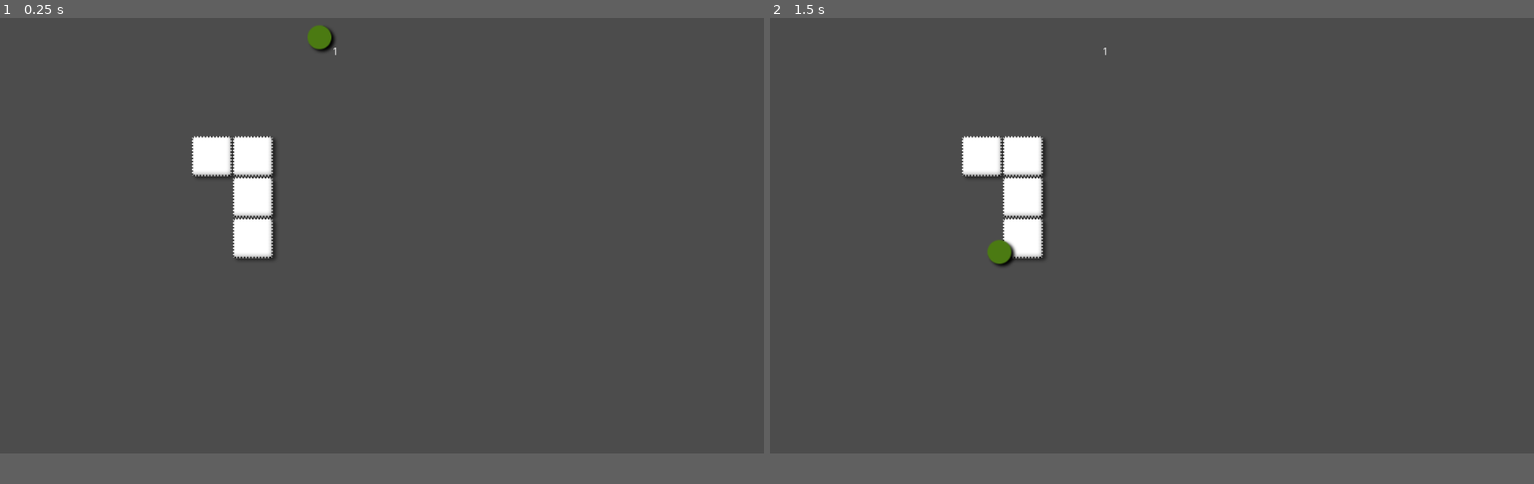
Above: before the commit, frames 1-2 (left to right).
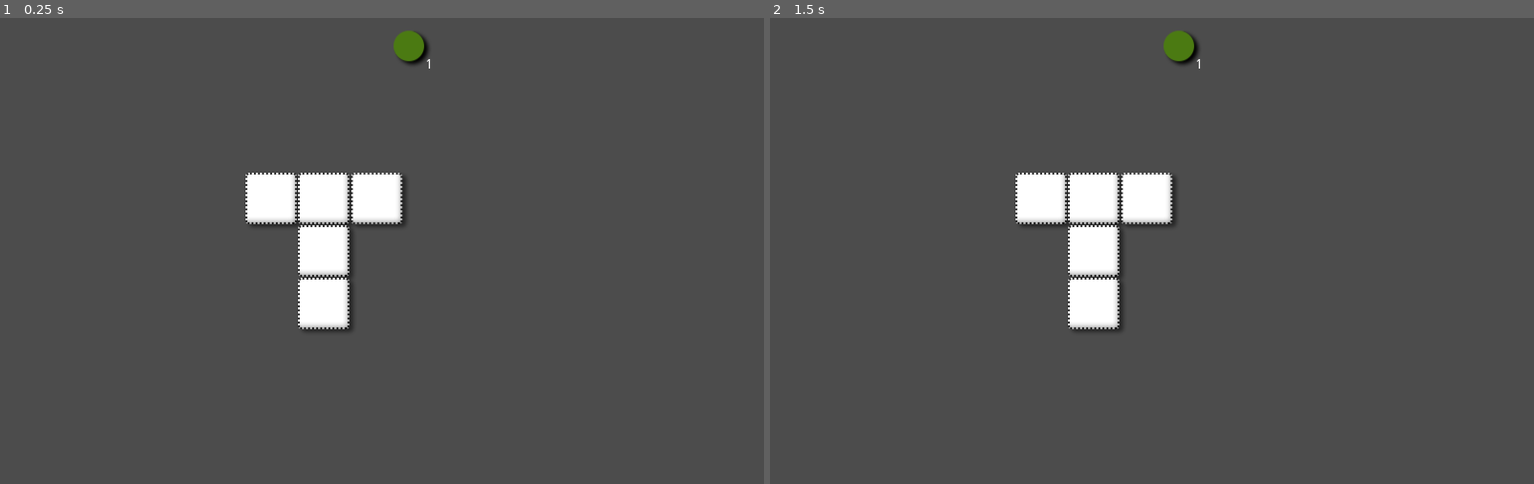
Above: after the commit, the same moments.

Repository: PaoloBE/godotTst
Game: Godot game, scene res://Tileset.tscn
Two runs of this game, one before a commit and one after it. Both use one fixed random seed, a clock stepped at 60 frames per second and the inputs below. This scene is started directly instead of the project's main scene.
Inputs (mouse positions are in pixels of both pictures, inside the frame that each line leads up to):
- Up to frame 1 (0.25 s): no input
- Up to frame 2 (1.5 s): tap Enter at 0.5 s; move the mouse to (1090, 36) at 0.52 s; press the mouse at (1090, 36) at 0.53 s; tap Space at 1.25 s; move the mouse to (999, 251) at 1.27 s; release the mouse at (999, 251) at 1.28 s; click (999, 251) at 1.35 s
In our replay, the window is 800x468 before the commit and 800x500 after it. These sizes can differ from the game's own. Grey fills any space a smaller window leaves; there, only what the larger window draws over its background counts as a difference.

The runs differ from the first frame. In frame 1, 5.5% of the frame differs, in the area x 25-57%, y 1-68%; in frame 2, 5.5%.

Commit message:
waaa

Diff:
--- /dev/null
+++ b/02.gd
@@ -0,0 +1,18 @@
+extends AnimatedSprite
+# Declare member variables here. Examples:
+# var a = 2
+# var b = "text"
+
+# Called when the node enters the scene tree for the first time.
+func _ready():
+	pass # Replace with function body.
+
+# Called every frame. 'delta' is the elapsed time since the previous frame.
+#func _process(delta):
+#	pass
+
+
+func _on_02Area2D_mouse_entered():
+	var verde = get_parent().get_node("verdeM")
+	verde.emit_signal("llegar",self.name)
+	return self.name # Replace with function body.
--- a/Tileset.tscn
+++ b/Tileset.tscn
@@ -10,11 +10,11 @@
 [ext_resource path="res://Sprites/tile007.png" type="Texture" id=8]
 [ext_resource path="res://Sprites/tile006.png" type="Texture" id=9]
 [ext_resource path="res://Sprites/tile005.png" type="Texture" id=10]
-[ext_resource path="res://Sprites/tile001.png" type="Texture" id=11]
-[ext_resource path="res://verdeM.gd" type="Script" id=12]
+[ext_resource path="res://02.gd" type="Script" id=11]
+[ext_resource path="res://Sprites/tile001.png" type="Texture" id=12]
+[ext_resource path="res://verdeM.gd" type="Script" id=13]
 
 [sub_resource type="SpriteFrames" id=1]
-
 animations = [ {
 "frames": [ ExtResource( 1 ) ],
 "loop": true,
@@ -38,180 +38,112 @@
 } ]
 
 [sub_resource type="RectangleShape2D" id=2]
+extents = Vector2( 6.96698, 7.35995 )
 
-custom_solver_bias = 0.0
-extents = Vector2( 9.88673, 10 )
+[sub_resource type="RectangleShape2D" id=4]
+extents = Vector2( 20.7616, 20.7385 )
 
 [sub_resource type="CircleShape2D" id=3]
-
-custom_solver_bias = 0.0
 radius = 15.683
 
-[node name="Node" type="Node" index="0"]
+[node name="Node" type="Node"]
 
-[node name="00" type="AnimatedSprite" parent="." index="0"]
-
+[node name="00" type="AnimatedSprite" parent="."]
+editor/display_folded = true
 position = Vector2( 283.39, 201.407 )
 frames = SubResource( 1 )
-animation = "default"
 __meta__ = {
 "_edit_group_": true
 }
 
-[node name="StaticBody2D" type="StaticBody2D" parent="00" index="0"]
-
+[node name="StaticBody2D" type="StaticBody2D" parent="00"]
+editor/display_folded = true
 position = Vector2( 0.576714, -0.0395947 )
 scale = Vector2( 0.972853, 0.992113 )
-input_pickable = false
-collision_layer = 1
-collision_mask = 1
-constant_linear_velocity = Vector2( 0, 0 )
-constant_angular_velocity = 0.0
-friction = 1.0
-bounce = 0.0
-_sections_unfolded = [ "Collision" ]
 
-[node name="CollisionShape2D" type="CollisionShape2D" parent="00/StaticBody2D" index="0"]
-
+[node name="CollisionShape2D" type="CollisionShape2D" parent="00/StaticBody2D"]
 position = Vector2( 0.466988, 0.0886515 )
 scale = Vector2( 2.82648, 2.71426 )
 shape = SubResource( 2 )
 
-[node name="01" type="AnimatedSprite" parent="." index="1"]
+[node name="01" type="AnimatedSprite" parent="."]
+position = Vector2( 510, 165.907 )
+frames = SubResource( 1 )
+offset = Vector2( -171.61, 35.5 )
 
-position = Vector2( 338.39, 201.407 )
+[node name="StaticBody2D" type="StaticBody2D" parent="01"]
+
+[node name="CollisionShape2D" type="CollisionShape2D" parent="01/StaticBody2D"]
+position = Vector2( -170.107, 35.4907 )
+scale = Vector2( 2.76573, 2.70749 )
+shape = SubResource( 2 )
+
+[node name="02" type="AnimatedSprite" parent="."]
+position = Vector2( 565.565, 165.907 )
 frames = SubResource( 1 )
-animation = "default"
+offset = Vector2( -171.61, 35.5 )
+script = ExtResource( 11 )
+
+[node name="02Area2D" type="Area2D" parent="02"]
+
+[node name="02CS2D" type="CollisionShape2D" parent="02/02Area2D"]
+position = Vector2( -170.798, 35.5545 )
+shape = SubResource( 4 )
+
+[node name="11" type="AnimatedSprite" parent="."]
+editor/display_folded = true
+position = Vector2( 338.39, 256.407 )
+frames = SubResource( 1 )
 __meta__ = {
 "_edit_group_": true
 }
 
-[node name="StaticBody2D" type="StaticBody2D" parent="01" index="0"]
+[node name="StaticBody2D" type="StaticBody2D" parent="11"]
+editor/display_folded = true
 
-input_pickable = false
-collision_layer = 1
-collision_mask = 1
-constant_linear_velocity = Vector2( 0, 0 )
-constant_angular_velocity = 0.0
-friction = 1.0
-bounce = 0.0
-_sections_unfolded = [ "Collision" ]
-
-[node name="CollisionShape2D" type="CollisionShape2D" parent="01/StaticBody2D" index="0"]
-
+[node name="CollisionShape2D" type="CollisionShape2D" parent="11/StaticBody2D"]
 position = Vector2( 1.24986, 0.000549614 )
 scale = Vector2( 2.76573, 2.70749 )
 shape = SubResource( 2 )
 
-[node name="11" type="AnimatedSprite" parent="." index="2"]
-
-editor/display_folded = true
-position = Vector2( 338.39, 256.407 )
+[node name="21" type="AnimatedSprite" parent="."]
+position = Vector2( 338.39, 311.407 )
 frames = SubResource( 1 )
-animation = "default"
 __meta__ = {
 "_edit_group_": true
 }
 
-[node name="StaticBody2D" type="StaticBody2D" parent="11" index="0"]
+[node name="StaticBody2D" type="StaticBody2D" parent="21"]
 
-input_pickable = false
-collision_layer = 1
-collision_mask = 1
-constant_linear_velocity = Vector2( 0, 0 )
-constant_angular_velocity = 0.0
-friction = 1.0
-bounce = 0.0
-_sections_unfolded = [ "Collision" ]
-
-[node name="CollisionShape2D" type="CollisionShape2D" parent="11/StaticBody2D" index="0"]
-
+[node name="CollisionShape2D" type="CollisionShape2D" parent="21/StaticBody2D"]
 position = Vector2( 1.24986, 0.000549614 )
 scale = Vector2( 2.76573, 2.70749 )
 shape = SubResource( 2 )
 
-[node name="21" type="AnimatedSprite" parent="." index="3"]
-
-editor/display_folded = true
-position = Vector2( 338.39, 311.407 )
-frames = SubResource( 1 )
-animation = "default"
+[node name="verdeM" type="Sprite" parent="."]
+position = Vector2( 427.673, 41.8455 )
+texture = ExtResource( 12 )
+script = ExtResource( 13 )
 __meta__ = {
 "_edit_group_": true
 }
 
-[node name="StaticBody2D" type="StaticBody2D" parent="21" index="0"]
+[node name="Area2D" type="Area2D" parent="verdeM"]
 
-input_pickable = false
-collision_layer = 1
-collision_mask = 1
-constant_linear_velocity = Vector2( 0, 0 )
-constant_angular_velocity = 0.0
-friction = 1.0
-bounce = 0.0
-_sections_unfolded = [ "Collision" ]
-
-[node name="CollisionShape2D" type="CollisionShape2D" parent="21/StaticBody2D" index="0"]
-
-position = Vector2( 1.24986, 0.000549614 )
-scale = Vector2( 2.76573, 2.70749 )
-shape = SubResource( 2 )
-
-[node name="verdeM" type="Sprite" parent="." index="4"]
-
-position = Vector2( 427.673, 41.8455 )
-texture = ExtResource( 11 )
-script = ExtResource( 12 )
-__meta__ = {
-"_edit_group_": true
-}
-
-[node name="Area2D" type="Area2D" parent="verdeM" index="0"]
-
-input_pickable = true
-gravity_vec = Vector2( 0, 1 )
-gravity = 98.0
-linear_damp = 0.1
-angular_damp = 1.0
-audio_bus_override = false
-audio_bus_name = "Master"
-
-[node name="CollisionShape2D" type="CollisionShape2D" parent="verdeM/Area2D" index="0"]
-
+[node name="CollisionShape2D" type="CollisionShape2D" parent="verdeM/Area2D"]
 position = Vector2( 0.642563, -0.532806 )
 scale = Vector2( 1.02512, 1.03145 )
 shape = SubResource( 3 )
 
-[node name="RichTextLabel" type="RichTextLabel" parent="." index="5"]
-
-anchor_left = 0.0
-anchor_top = 0.0
-anchor_right = 0.0
-anchor_bottom = 0.0
+[node name="RichTextLabel" type="RichTextLabel" parent="."]
 margin_left = 445.0
 margin_top = 54.0
 margin_right = 462.0
 margin_bottom = 73.0
-rect_pivot_offset = Vector2( 0, 0 )
-rect_clip_content = true
-mouse_filter = 0
-mouse_default_cursor_shape = 0
-size_flags_horizontal = 1
-size_flags_vertical = 1
-bbcode_enabled = false
-bbcode_text = ""
-visible_characters = -1
-percent_visible = 1.0
-meta_underlined = true
-tab_size = 4
 text = "1"
 scroll_active = false
-scroll_following = false
-selection_enabled = false
-override_selected_font_color = false
 
+[connection signal="mouse_entered" from="02/02Area2D" to="02" method="_on_02Area2D_mouse_entered"]
 [connection signal="input_event" from="verdeM/Area2D" to="verdeM" method="_on_Area2D_input_event"]
-
 [connection signal="mouse_entered" from="verdeM/Area2D" to="verdeM" method="_on_Area2D_mouse_entered"]
-
 [connection signal="mouse_exited" from="verdeM/Area2D" to="verdeM" method="_on_Area2D_mouse_exited"]
--- a/default_env.tres
+++ b/default_env.tres
@@ -1,100 +1,14 @@
 [gd_resource type="Environment" load_steps=2 format=2]
 
 [sub_resource type="ProceduralSky" id=1]
-
-radiance_size = 4
 sky_top_color = Color( 0.0470588, 0.454902, 0.976471, 1 )
 sky_horizon_color = Color( 0.556863, 0.823529, 0.909804, 1 )
 sky_curve = 0.25
-sky_energy = 1.0
 ground_bottom_color = Color( 0.101961, 0.145098, 0.188235, 1 )
 ground_horizon_color = Color( 0.482353, 0.788235, 0.952941, 1 )
 ground_curve = 0.01
-ground_energy = 1.0
-sun_color = Color( 1, 1, 1, 1 )
-sun_latitude = 35.0
-sun_longitude = 0.0
-sun_angle_min = 1.0
-sun_angle_max = 100.0
-sun_curve = 0.05
 sun_energy = 16.0
-texture_size = 2
 
 [resource]
-
 background_mode = 2
 background_sky = SubResource( 1 )
-background_sky_custom_fov = 0.0
-background_color = Color( 0, 0, 0, 1 )
-background_energy = 1.0
-background_canvas_max_layer = 0
-ambient_light_color = Color( 0, 0, 0, 1 )
-ambient_light_energy = 1.0
-ambient_light_sky_contribution = 1.0
-fog_enabled = false
-fog_color = Color( 0.5, 0.6, 0.7, 1 )
-fog_sun_color = Color( 1, 0.9, 0.7, 1 )
-fog_sun_amount = 0.0
-fog_depth_enabled = true
-fog_depth_begin = 10.0
-fog_depth_curve = 1.0
-fog_transmit_enabled = false
-fog_transmit_curve = 1.0
-fog_height_enabled = false
-fog_height_min = 0.0
-fog_height_max = 100.0
-fog_height_curve = 1.0
-tonemap_mode = 0
-tonemap_exposure = 1.0
-tonemap_white = 1.0
-auto_exposure_enabled = false
-auto_exposure_scale = 0.4
-auto_exposure_min_luma = 0.05
-auto_exposure_max_luma = 8.0
-auto_exposure_speed = 0.5
-ss_reflections_enabled = false
-ss_reflections_max_steps = 64
-ss_reflections_fade_in = 0.15
-ss_reflections_fade_out = 2.0
-ss_reflections_depth_tolerance = 0.2
-ss_reflections_roughness = true
-ssao_enabled = false
-ssao_radius = 1.0
-ssao_intensity = 1.0
-ssao_radius2 = 0.0
-ssao_intensity2 = 1.0
-ssao_bias = 0.01
-ssao_light_affect = 0.0
-ssao_color = Color( 0, 0, 0, 1 )
-ssao_quality = 0
-ssao_blur = 3
-ssao_edge_sharpness = 4.0
-dof_blur_far_enabled = false
-dof_blur_far_distance = 10.0
-dof_blur_far_transition = 5.0
-dof_blur_far_amount = 0.1
-dof_blur_far_quality = 1
-dof_blur_near_enabled = false
-dof_blur_near_distance = 2.0
-dof_blur_near_transition = 1.0
-dof_blur_near_amount = 0.1
-dof_blur_near_quality = 1
-glow_enabled = false
-glow_levels/1 = false
-glow_levels/2 = false
-glow_levels/3 = true
-glow_levels/4 = false
-glow_levels/5 = true
-glow_levels/6 = false
-glow_levels/7 = false
-glow_intensity = 0.8
-glow_strength = 1.0
-glow_bloom = 0.0
-glow_blend_mode = 2
-glow_hdr_threshold = 1.0
-glow_hdr_scale = 2.0
-glow_bicubic_upscale = false
-adjustment_enabled = false
-adjustment_brightness = 1.0
-adjustment_contrast = 1.0
-adjustment_saturation = 1.0
--- a/project.godot
+++ b/project.godot
@@ -6,7 +6,12 @@
 ;   [section] ; section goes between []
 ;   param=value ; assign values to parameters
 
-config_version=3
+config_version=4
+
+_global_script_classes=[  ]
+_global_script_class_icons={
+
+}
 
 [application]
 
@@ -14,10 +19,18 @@
 run/main_scene="res://Game.tscn"
 config/icon="res://icon.png"
 
+[display]
+
+window/size/width=800
+window/size/height=500
+
 [input]
 
-click=[ Object(InputEventMouseButton,"resource_local_to_scene":false,"resource_name":"","device":0,"alt":false,"shift":false,"control":false,"meta":false,"command":false,"button_mask":0,"position":Vector2( 0, 0 ),"global_position":Vector2( 0, 0 ),"factor":1.0,"button_index":1,"pressed":false,"doubleclick":false,"script":null)
+click={
+"deadzone": 0.5,
+"events": [ Object(InputEventMouseButton,"resource_local_to_scene":false,"resource_name":"","device":0,"alt":false,"shift":false,"control":false,"meta":false,"command":false,"button_mask":0,"position":Vector2( 0, 0 ),"global_position":Vector2( 0, 0 ),"factor":1.0,"button_index":1,"pressed":false,"doubleclick":false,"script":null)
  ]
+}
 
 [rendering]
 
--- a/verdeM.gd
+++ b/verdeM.gd
@@ -6,15 +6,21 @@
 var mouseIn = false
 var iniX = self.get_transform().get_origin().round().x
 var iniY = self.get_transform().get_origin().round().y
+var aterr = ""
+signal llegar(nombre)
 #var tst = Vector2(50,50)
 func _ready():
+	var verde = get_parent().get_node("verdeM")
+	verde.connect("llegar",self,"cambiar_anim")
 	# Called when the node is added to the scene for the first time.
 	# Initialization here
 	pass
+func _physics_process(delta):
+	 if(mouseIn && Input.is_action_pressed("click")):
+	   set_position(get_viewport().get_mouse_position())
 
 func _process(delta):
- if(mouseIn && Input.is_action_pressed("click")):
-		set_position(get_viewport().get_mouse_position())
+ pass
 
 
 
@@ -33,5 +39,9 @@
        if event.is_pressed() == false:
           mouseIn=false
           for i in get_parent().get_child_count():
-            get_parent().get_children()
+            get_parent().get_node(aterr)
     pass # replace with function body
+func cambiar_anim(nombre):
+    aterr=nombre
+
+	#print(nombre)
Not shown, changed: Sprites/BOTON1.png.import
Not shown, changed: Sprites/tile000.png.import
Not shown, changed: Sprites/tile001.png.import
Not shown, changed: Sprites/tile005.png.import
Not shown, changed: Sprites/tile006.png.import
Not shown, changed: Sprites/tile007.png.import
Not shown, changed: Sprites/tile010.png.import
Not shown, changed: Sprites/tile011.png.import
Not shown, changed: Sprites/tile012.png.import
Not shown, changed: Sprites/tile015.png.import
Not shown, changed: Sprites/tile016.png.import
Not shown, changed: Sprites/tile017.png.import
(and 4 more such lines)
